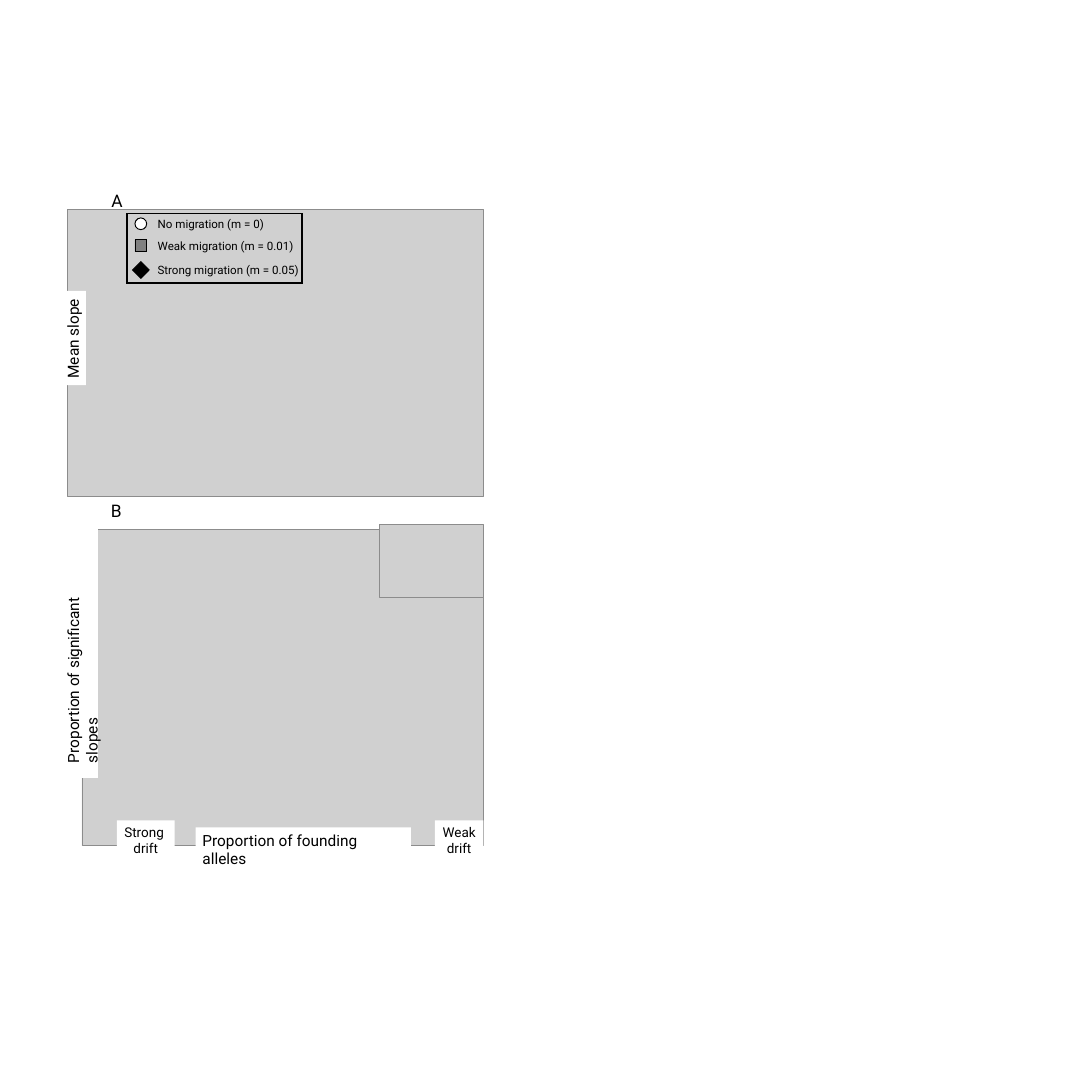
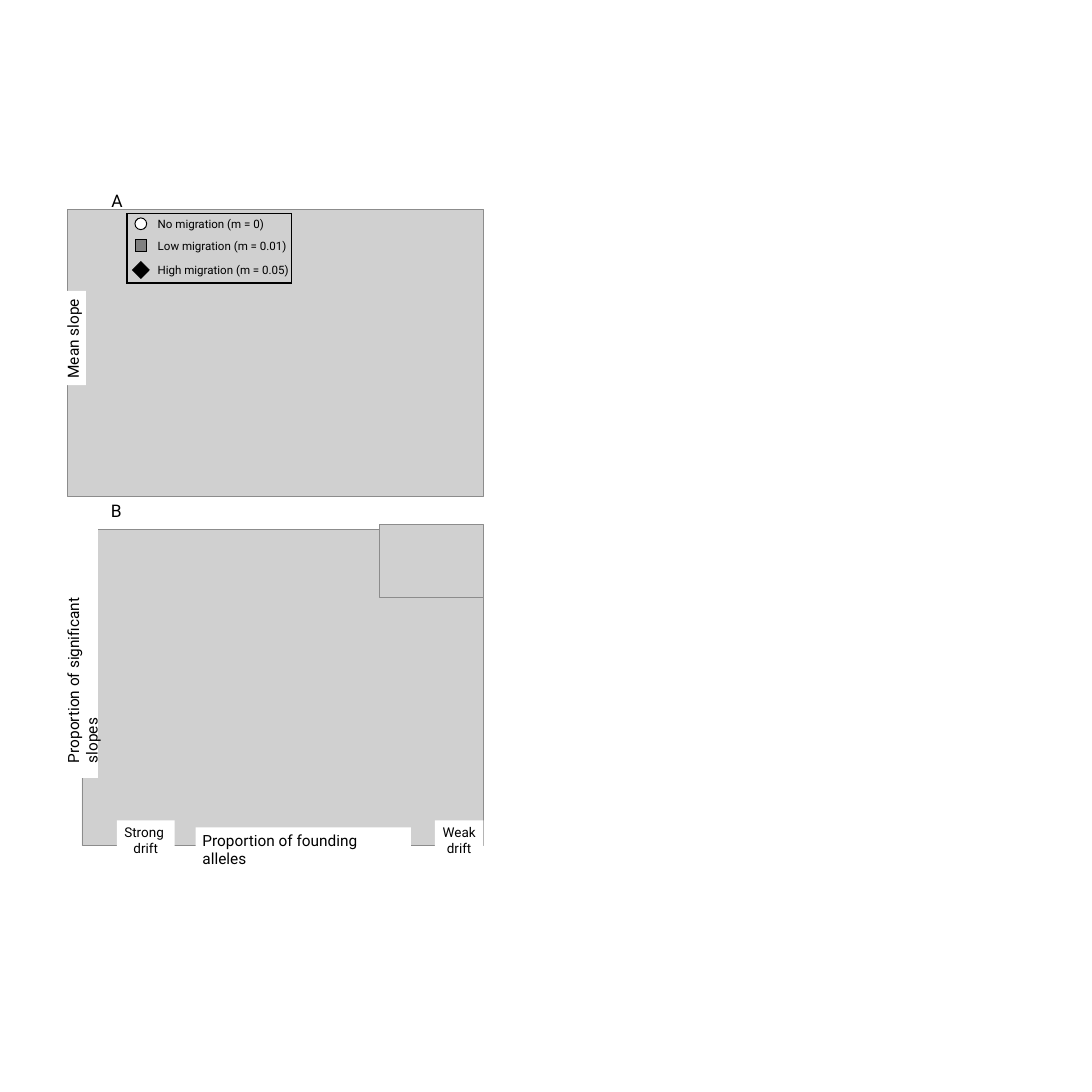
Before and after one commit to James-S-Santangelo/Simulating-Evolutionary-Clines-SEC-, a slide deck: slide 5 of SEC_Manuscript-Figures.pptx (slide 4 before the commit). Drawn at 1092x1092 pixels with LibreOffice and Linux fonts; fonts in the diff are those of the drawing; grey boxes stand for pictures. Boxes give left, top, right and bottom in pixels: in the first picture for what was removed or moved away, otherwise in the second. Text is boxed around its words. In the diff, an @@ line names an element or a change of style, - is before the commit and + after.

```diff
--- a/SEC_Manuscript-Figures.pptx
+++ b/SEC_Manuscript-Figures.pptx
@@ rectangle: place and size @@
-rectangle at box(127, 214, 302, 284)
+rectangle at box(127, 214, 292, 284)
@@ text at box(158, 241, 287, 253): text changed @@
-Weak migration (m = 0.01)
+Low migration (m = 0.01)
@@ text at box(158, 265, 289, 277): text changed @@
-Strong migration (m = 0.05)
+High migration (m = 0.05)
```
Also in this commit, not shown: 4 other slides changed, 1 slide added, 4 other files.
